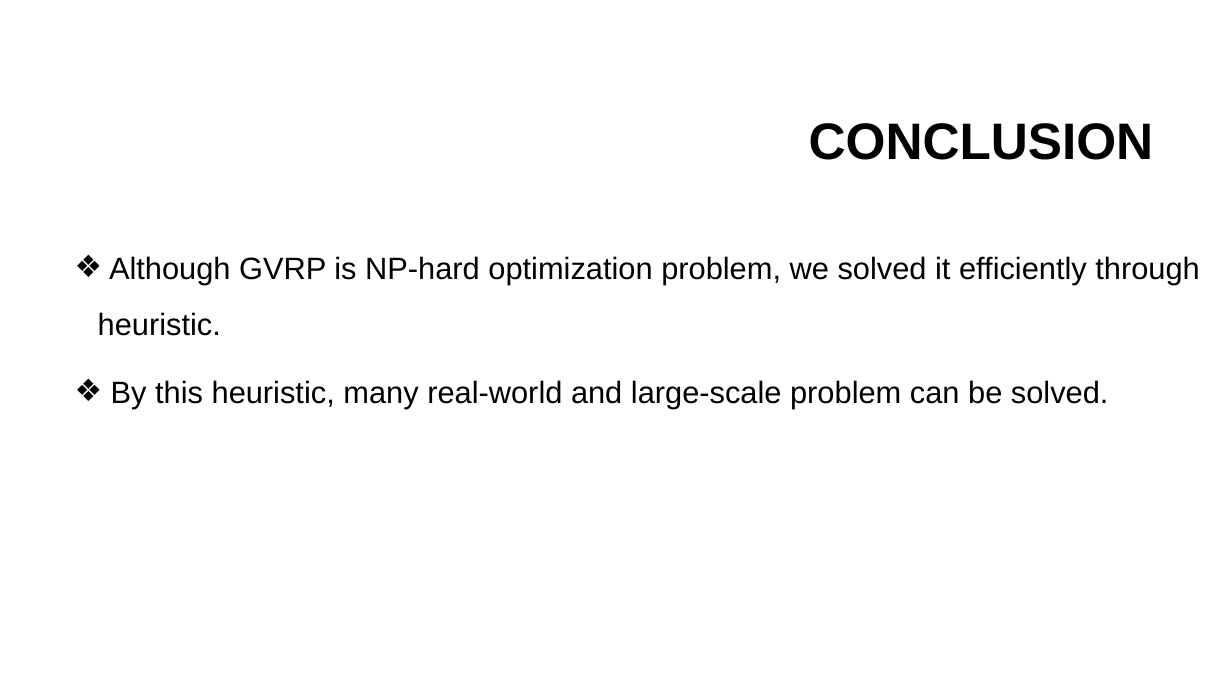
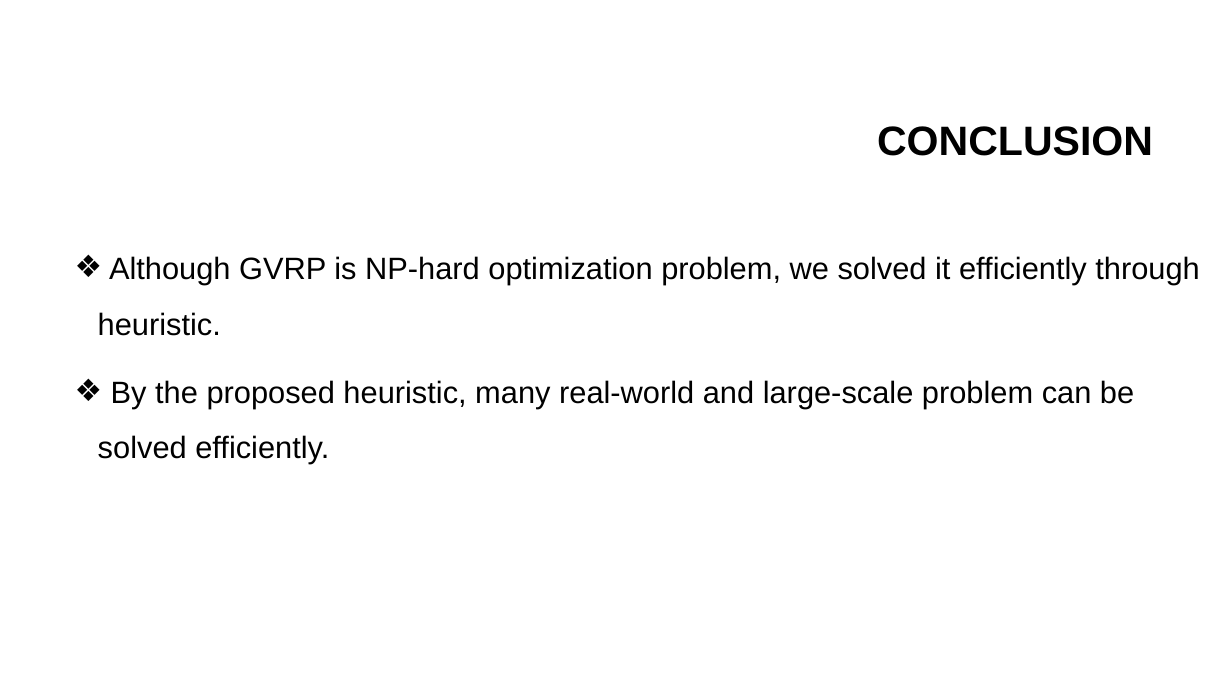
Before and after one commit to nayan082/Thesis-report-slide, a slide deck: slide 21 of 1507082.pptx (slide 16 before the commit). Drawn at 1232x693 pixels with LibreOffice and Linux fonts; fonts in the diff are those of the drawing; background and template pictures are left out. Boxes give left, top, right and bottom in pixels: in the first picture for what was removed or moved away, otherwise in the second. Text is boxed around its words. In the diff, an @@ line names an element or a change of style, - is before the commit and + after.

```diff
--- a/1507082.pptx
+++ b/1507082.pptx
@@ title "CONCLUSION" at [877, 126, 1153, 156]: size 40 to 32 pt @@
@@ text at [98, 380, 1134, 464]: text changed @@
-❖ By this heuristic, many real-world and large-scale problem can be solved.
+❖ By the proposed heuristic, many real-world and large-scale problem can be solved efficiently.
```
Also in this commit, not shown: 16 other slides changed, 7 slides added, 2 other files.
